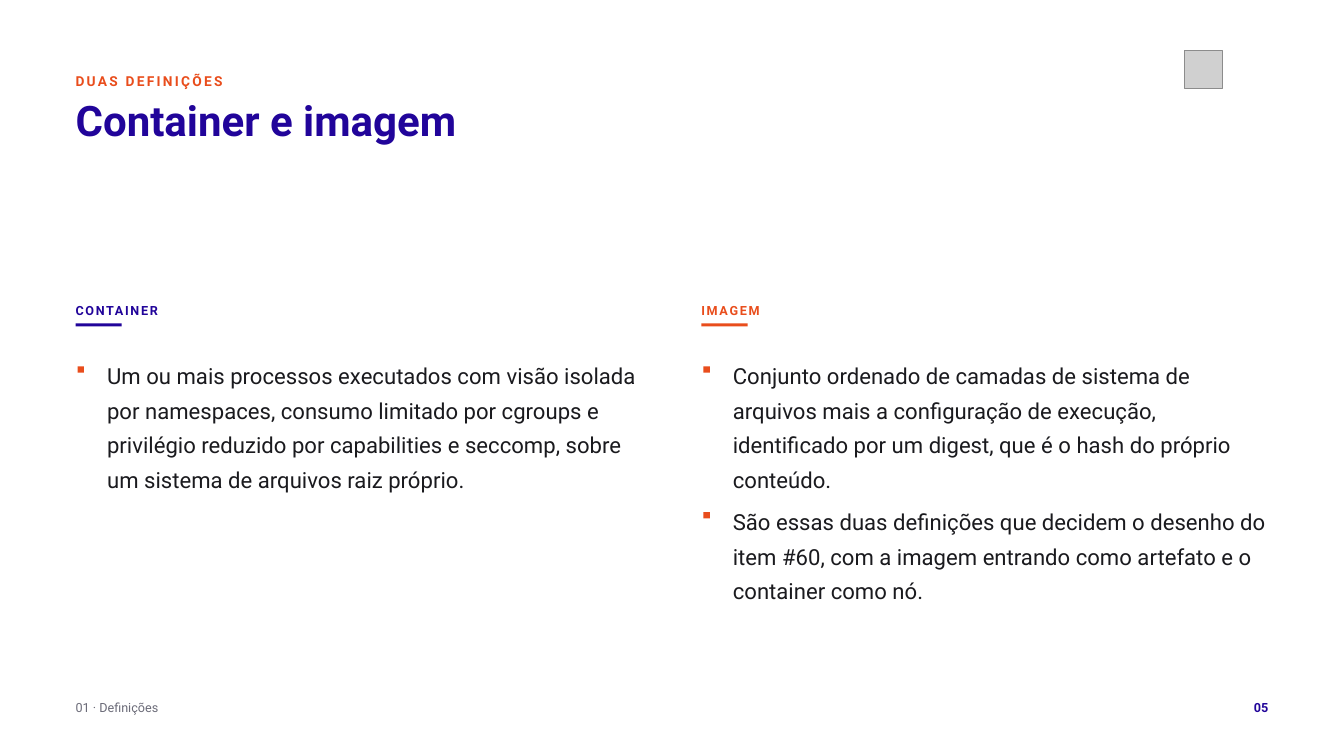
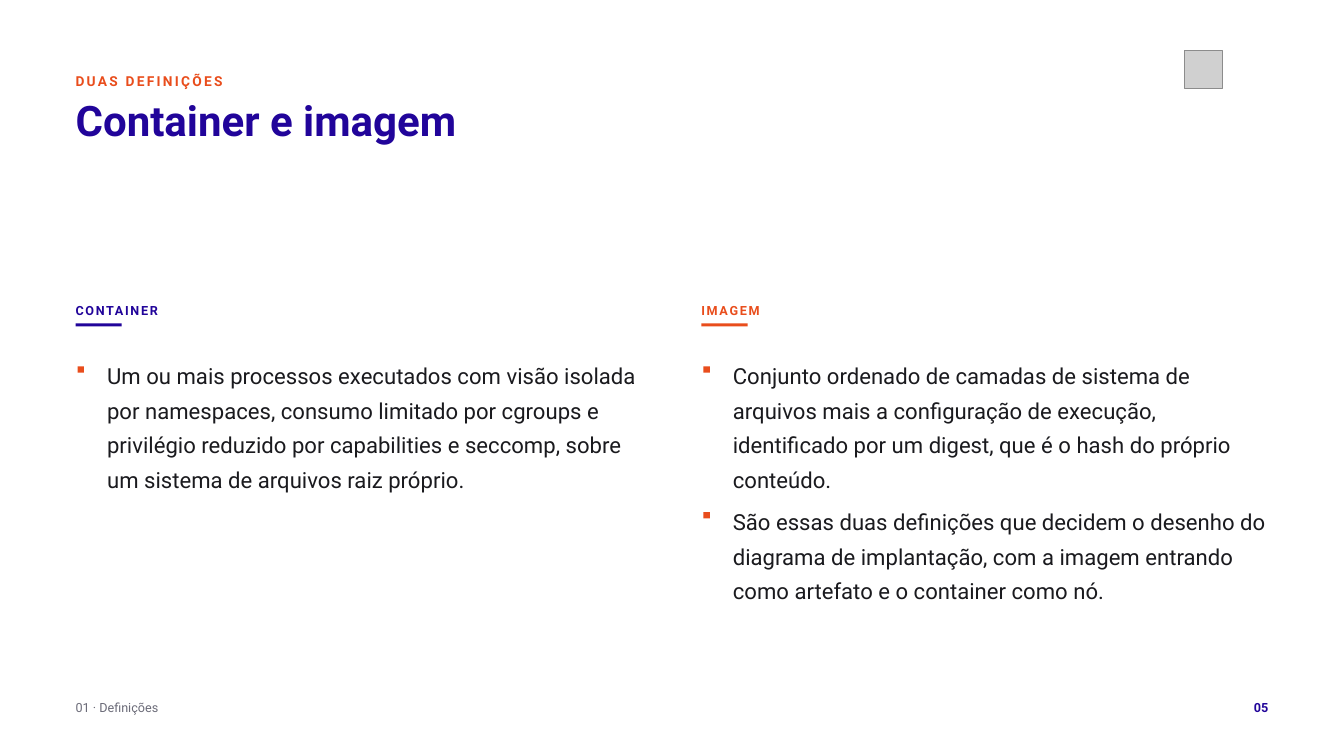
Before and after one commit to tcpassos/invite-app, a slide deck: slide 5 of trabalhos/T1-Docker-Invite-People.pptx. Drawn at 1344x756 pixels with LibreOffice and Linux fonts; fonts in the diff are those of the drawing; grey boxes stand for pictures. Boxes give left, top, right and bottom in pixels: in the first picture for what was removed or moved away, otherwise in the second. Text is boxed around its words. In the diff, an @@ line names an element or a change of style, - is before the commit and + after.

Commit message:
docs: troca os numeros de work item pelo nome do artefato nos slides do T1

```diff
--- a/trabalhos/T1-Docker-Invite-People.pptx
+++ b/trabalhos/T1-Docker-Invite-People.pptx
@@ text at [733, 513, 1265, 600]: text changed @@
-São essas duas definições que decidem o desenho do item #60, com a imagem entrando como artefato e o container como nó.
+São essas duas definições que decidem o desenho do diagrama de implantação, com a imagem entrando como artefato e o container como nó.
```
Also in this commit, not shown: 8 other slides changed, 13 other files.
